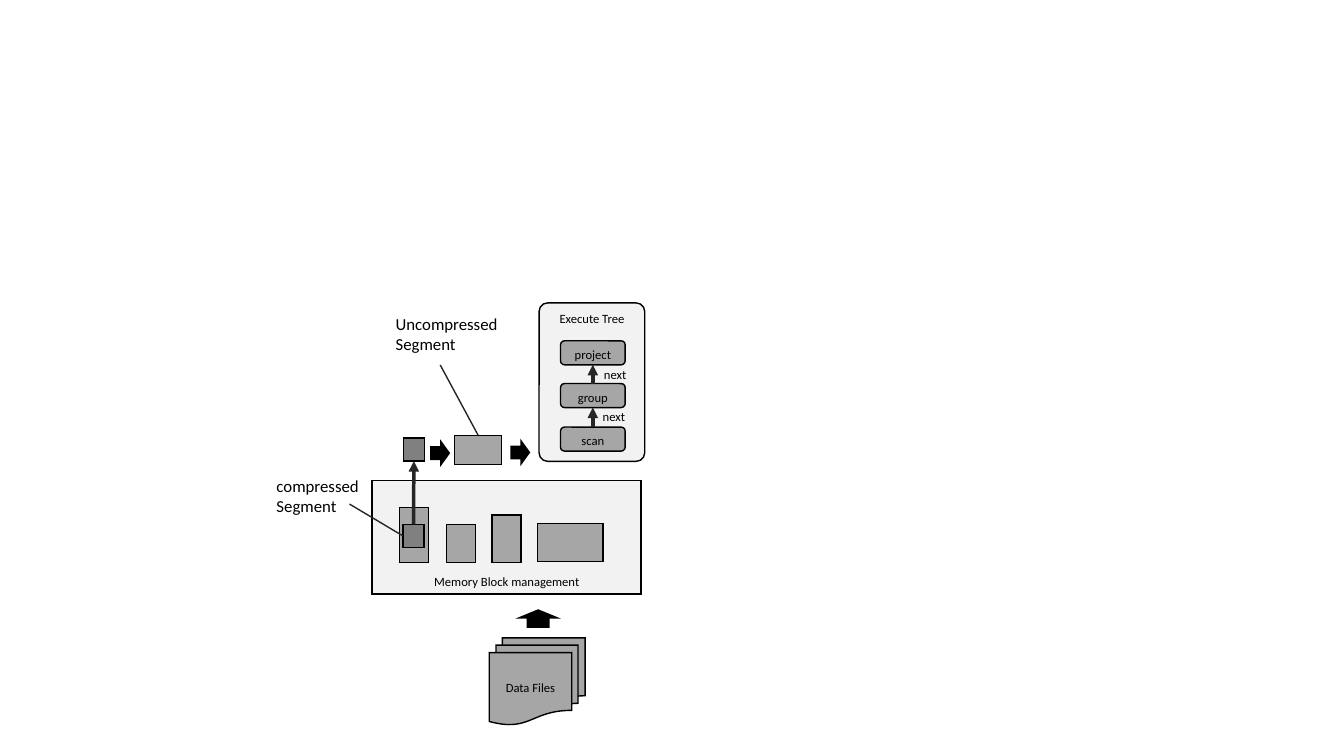
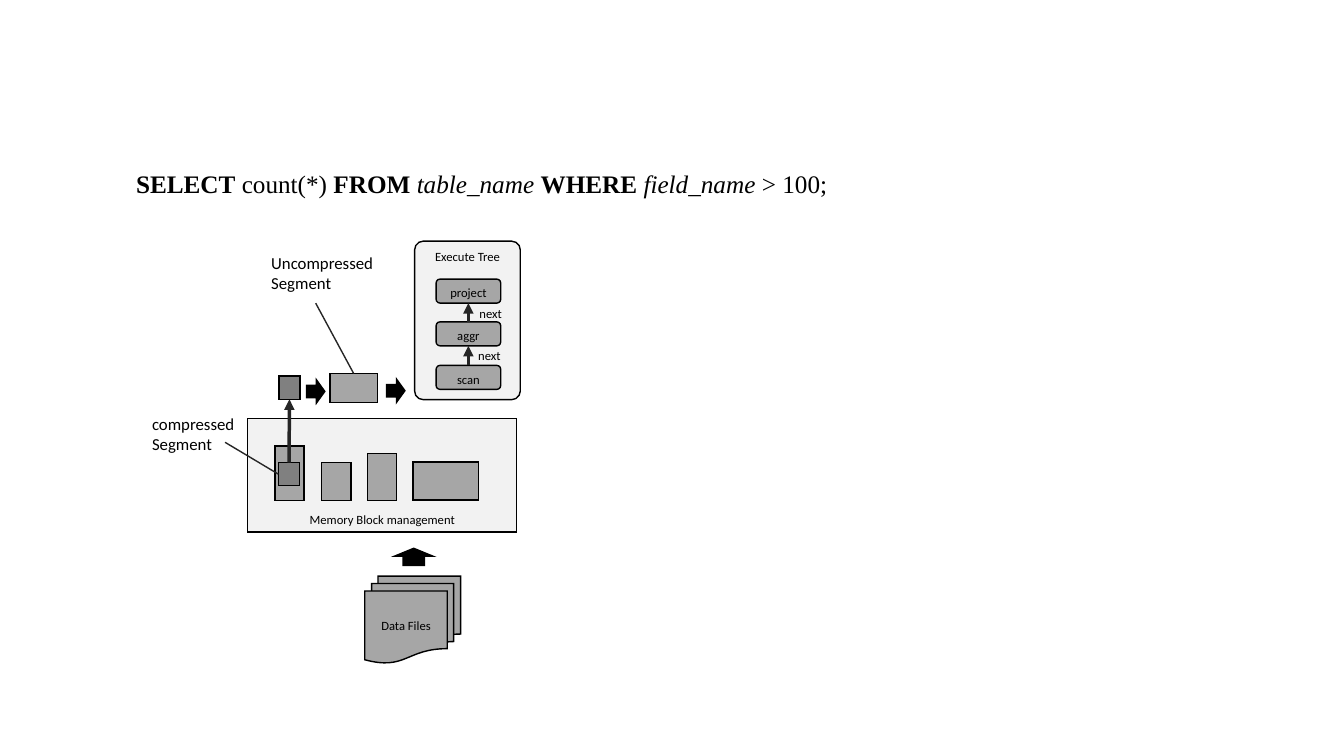
Before and after one commit to scott-zgeng/thor, a slide deck: slide 30 of doc/thor architecture.pptx. Drawn at 1344x756 pixels with LibreOffice and Linux fonts; fonts in the diff are those of the drawing. Boxes give left, top, right and bottom in pixels: in the first picture for what was removed or moved away, otherwise in the second. Text is boxed around its words. In the diff, an @@ line names an element or a change of style, - is before the commit and + after.

```diff
--- a/doc/thor architecture.pptx
+++ b/doc/thor architecture.pptx
@@ text added at bbox=[136, 175, 827, 199], 18 pt, text #000000 @@
+SELECT count(*) FROM table_name WHERE field_name > 100;
@@ text "Uncompressed Segment": place and size @@
-text "Uncompressed Segment" at bbox=[396, 318, 498, 353]
+text "Uncompressed Segment" at bbox=[271, 257, 373, 292]
@@ 8 rectangles, 4 rounded rectangles, 3 right arrows, 3 arrows, 2 texts, 2 lines, 1 flow chart multidocument: place and size @@
-8 rectangles, 4 rounded rectangles, 3 right arrows, 3 arrows, 2 texts, 2 lines, 1 flow chart multidocument at bbox=[350, 303, 645, 725]
+8 rectangles, 4 rounded rectangles, 3 right arrows, 3 arrows, 2 texts, 2 lines, 1 flow chart multidocument at bbox=[225, 241, 520, 663]
@@ text in rounded rectangle at bbox=[457, 334, 479, 342]: text changed @@
-group
+aggr
@@ text "compressed Segment": place and size @@
-text "compressed Segment" at bbox=[276, 480, 358, 515]
+text "compressed Segment" at bbox=[152, 418, 234, 453]
```
Also in this commit, not shown: 1 slide added, 1 other file.
